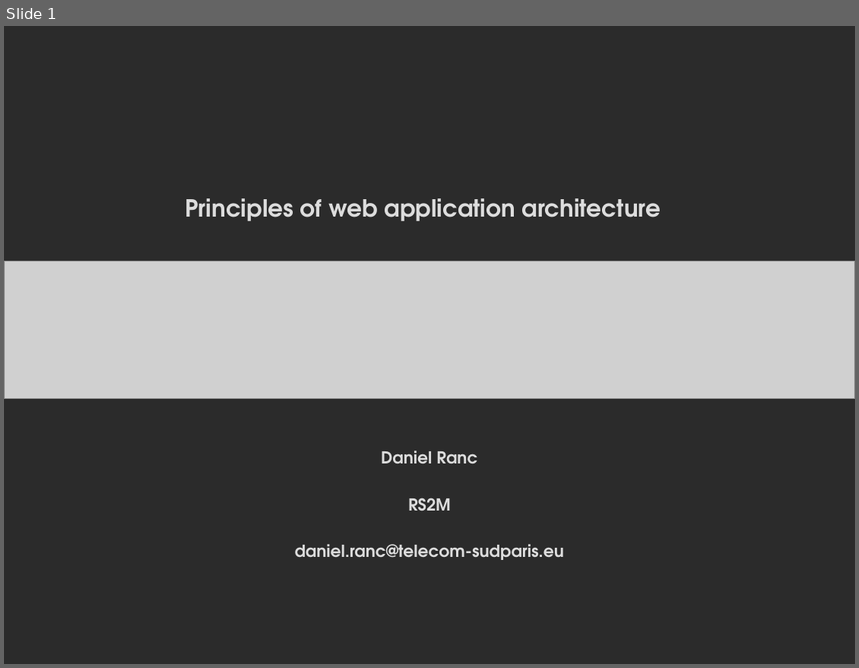
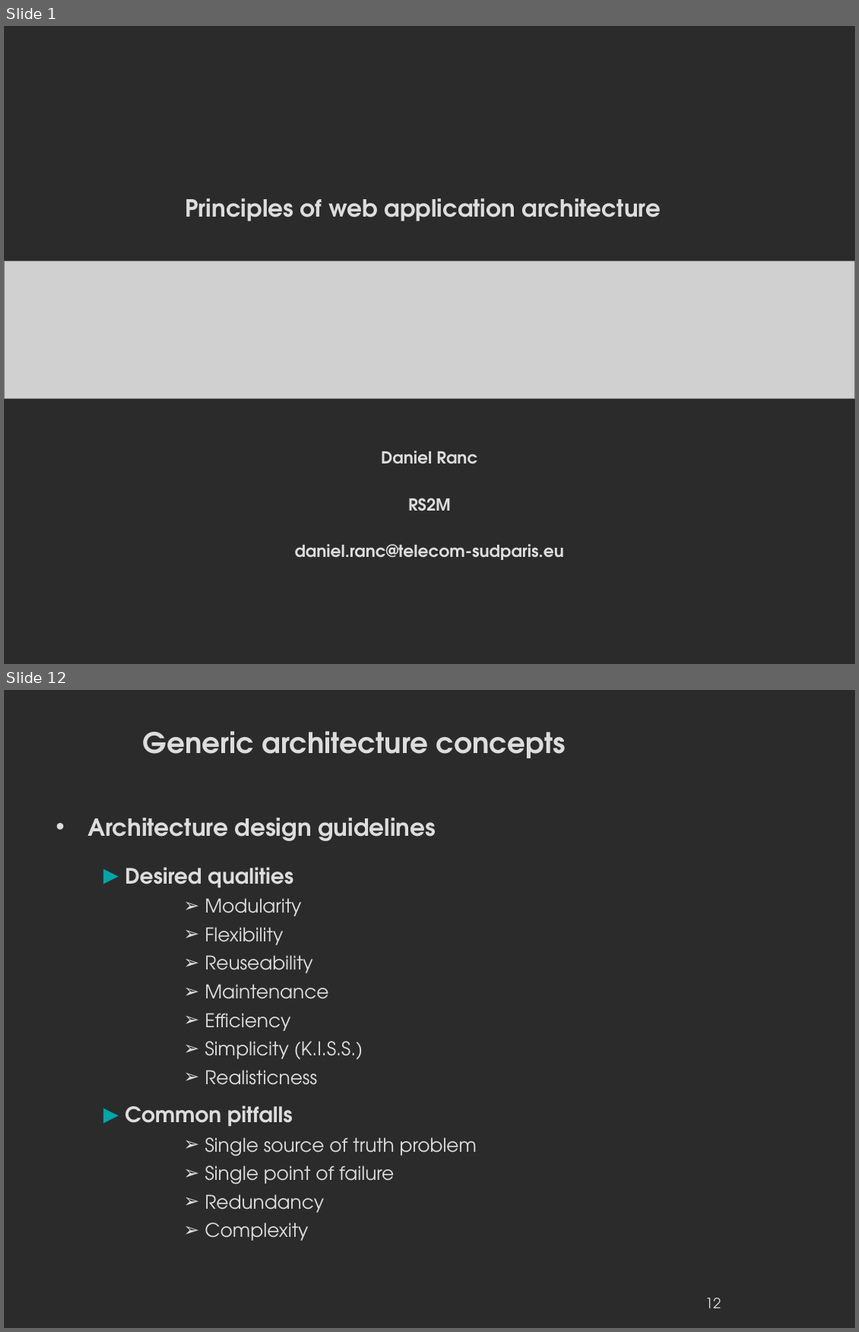
Before and after one commit to danielausparis/arch, a slide deck: archi-web.odp. Shown one above the other, each under a label of ours: slide 1 before the commit, slides 1 and 12 after it; the slides between them are not shown. The pictures are 859x668 and 859x1332 pixels, drawn with LibreOffice and Linux fonts; fonts in the diff are those of the drawing; grey boxes stand for pictures; background and template pictures are left out; a plain dark background stands for a picture behind light text. Boxes give left, top, right and bottom in pixels: in the first picture for what was removed or moved away, otherwise in the second. Text is boxed around its words. In the diff, an @@ line names an element or a change of style, - is before the commit and + after.

```diff
--- a/archi-web.odp
+++ b/archi-web.odp
@@ slide 12 added at box(4, 690, 855, 1328), background picture (left out) @@
@@ title added at box(143, 731, 566, 758), 24 pt, text #DDDDDD, bold @@
+Generic architecture concepts
@@ text added at box(88, 818, 477, 1241), 16 pt, text #DDDDDD @@
+• Architecture design guidelines
+  ► Desired qualities
+      ➢ Modularity
+      ➢ Flexibility
+      ➢ Reuseability
+      ➢ Maintenance
+      ➢ Efficiency
+      ➢ Simplicity (K.I.S.S.)
+      ➢ Realisticness
+  ► Common pitfalls
+      ➢ Single source of truth problem
+      ➢ Single point of failure
+      ➢ Redundancy
+      ➢ Complexity
@@ page number added at box(705, 1298, 721, 1309), 12 pt, text #DDDDDD @@
+12
```
Also in this commit, not shown: 1 slide changed, 13 other slides added, 1 slide removed.
